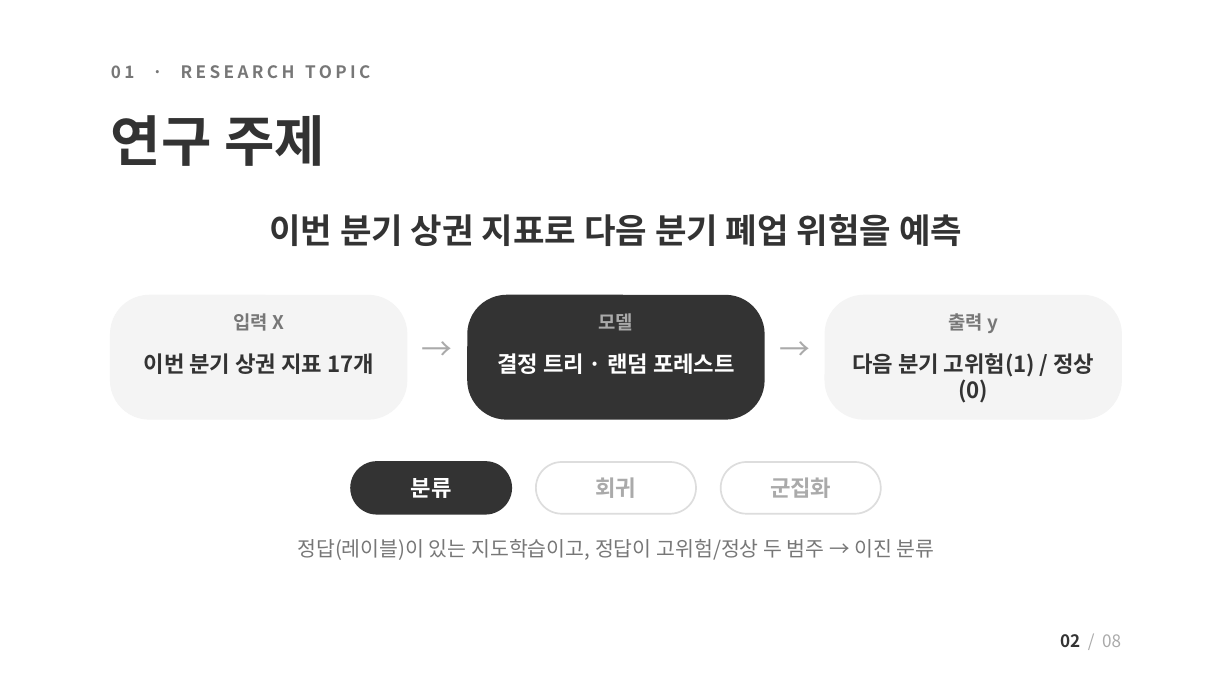
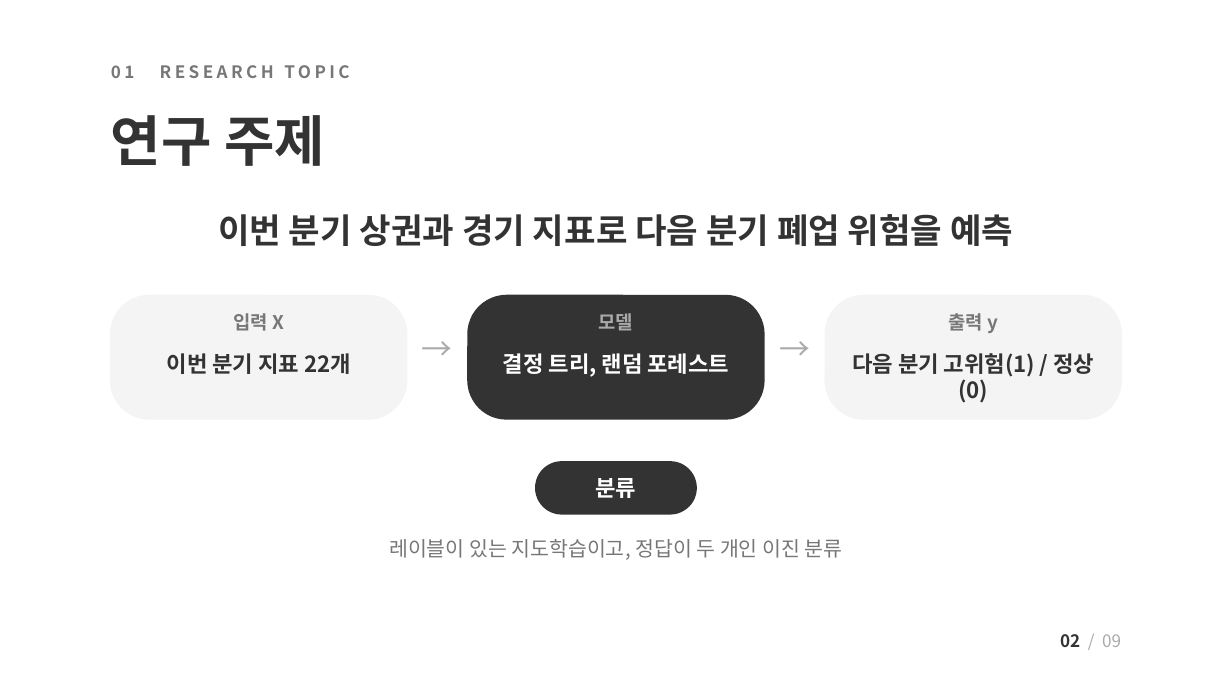
Before and after one commit to JungUihyun/biz-risk-predictor, a slide deck: slide 2 of docs/presentation/biz-risk-predictor_mid2_public.pptx. Drawn at 1232x693 pixels with LibreOffice and Linux fonts; fonts in the diff are those of the drawing. Boxes give left, top, right and bottom in pixels: in the first picture for what was removed or moved away, otherwise in the second. Text is boxed around its words. In the diff, an @@ line names an element or a change of style, - is before the commit and + after.

```diff
--- a/docs/presentation/biz-risk-predictor_mid2_public.pptx
+++ b/docs/presentation/biz-risk-predictor_mid2_public.pptx
@@ text at [111,65,349,78]: text changed @@
-01 · RESEARCH TOPIC
+01 RESEARCH TOPIC
@@ text at [218,214,1013,246]: text changed @@
-이번 분기 상권 지표로 다음 분기 폐업 위험을 예측
+이번 분기 상권과 경기 지표로 다음 분기 폐업 위험을 예측
@@ text at [167,353,351,374]: text changed @@
-이번 분기 상권 지표 17개
+이번 분기 지표 22개
@@ text at [503,353,730,377]: text changed @@
-결정 트리 · 랜덤 포레스트
+결정 트리, 랜덤 포레스트
@@ text "분류": place and size @@
-text "분류" at [411,478,452,498]
+text "분류" at [596,478,637,498]
@@ rounded rectangle: place and size @@
-rounded rectangle at [351,462,511,514]
+rounded rectangle at [536,462,696,514]
@@ rounded rectangle removed at [536,462,696,514] @@
@@ text removed at [596,477,637,498] @@
-회귀
@@ rounded rectangle removed at [721,462,881,514] @@
@@ text removed at [770,477,831,498] @@
-군집화
@@ text at [389,539,843,560]: text changed @@
-정답(레이블)이 있는 지도학습이고, 정답이 고위험/정상 두 범주 → 이진 분류
+레이블이 있는 지도학습이고, 정답이 두 개인 이진 분류
```
Also in this commit, not shown: 7 other slides changed, 1 slide added, 15 other files.
